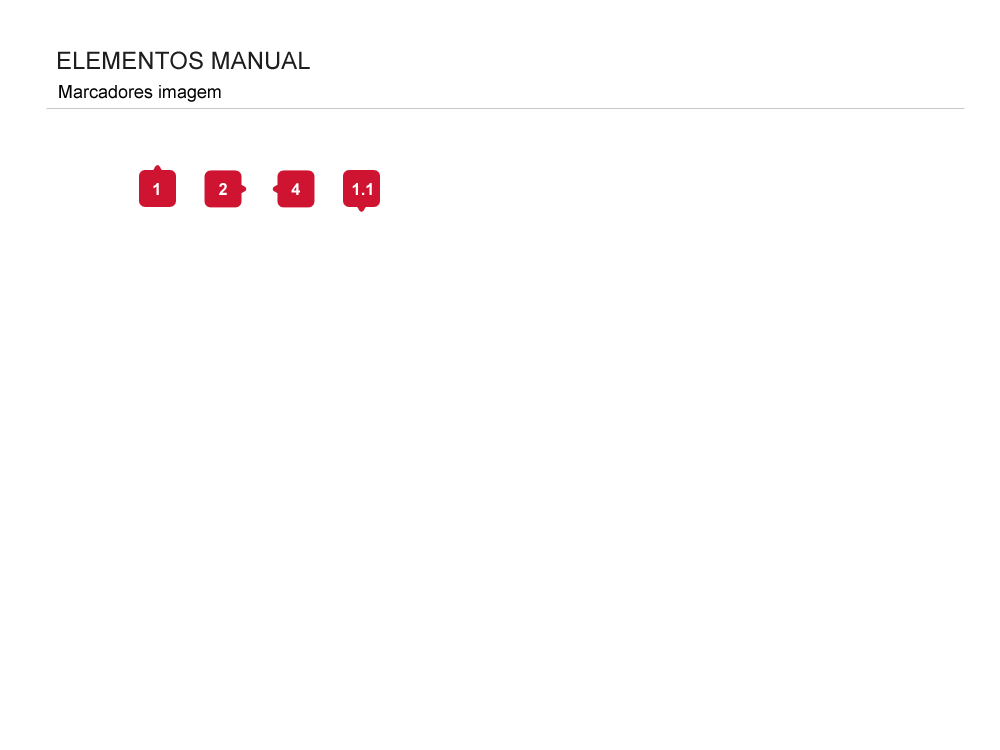
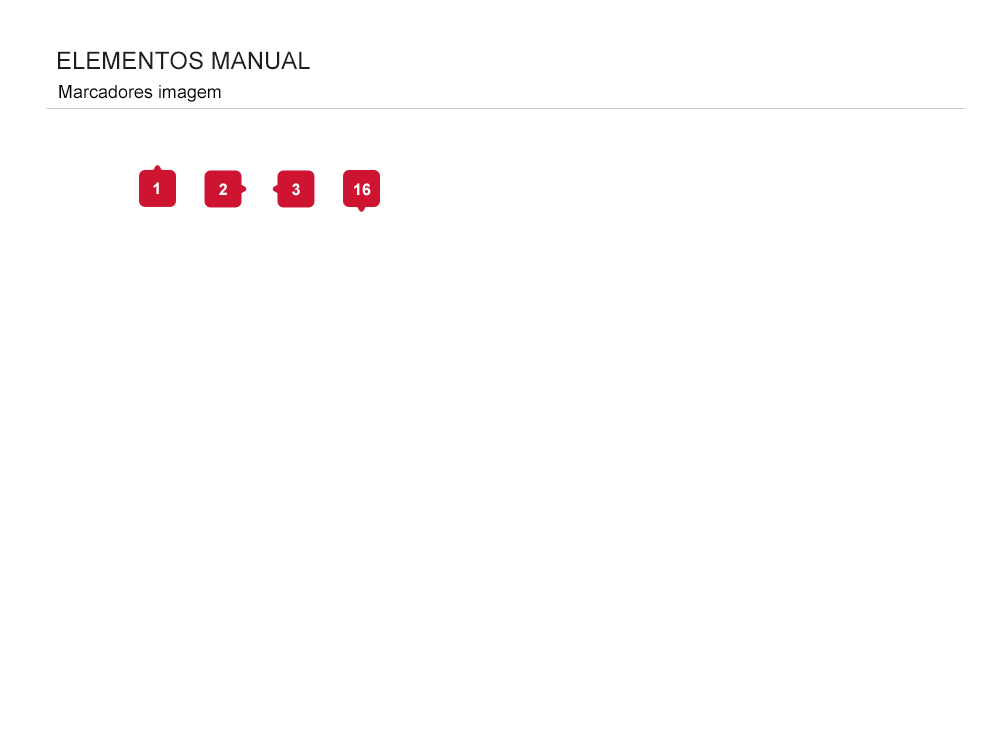
Before/after of a (1000, 750) layered artwork. What changed in the layer stack:
painted on "1" (2nd of 2, in "1" › "1 UP") over [153, 182, 159, 195]
painted on "Forma 8 cópia 4", masked it over [141, 167, 174, 195]
painted on "2" over [219, 183, 227, 195]
painted on "Forma 8 cópia 3", masked it over [206, 172, 245, 206]
renamed "4" to "3", painted on it over [291, 183, 300, 196]
painted on "Forma 8 cópia 5", masked it over [274, 172, 313, 206]
renamed "1.1" to "16", painted on it over [352, 183, 372, 196]
painted on "Forma 8", masked it over [345, 183, 378, 210]
